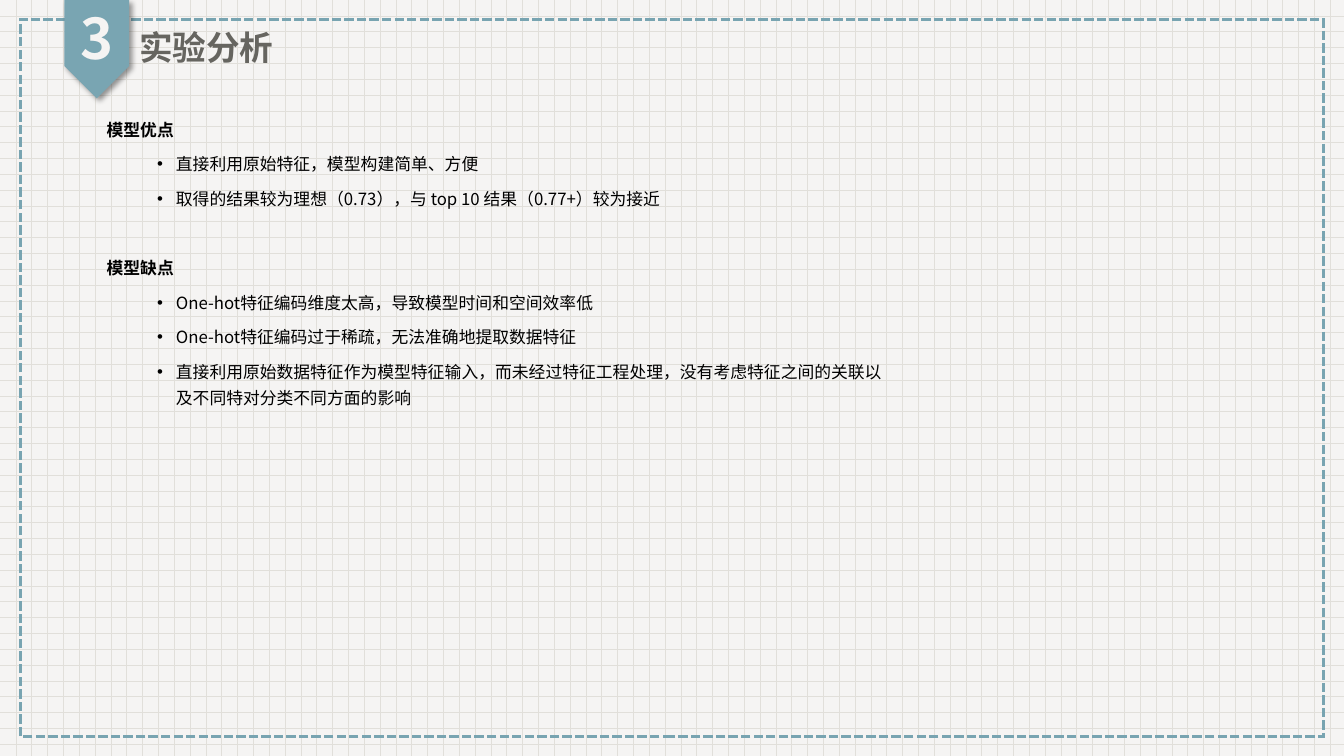
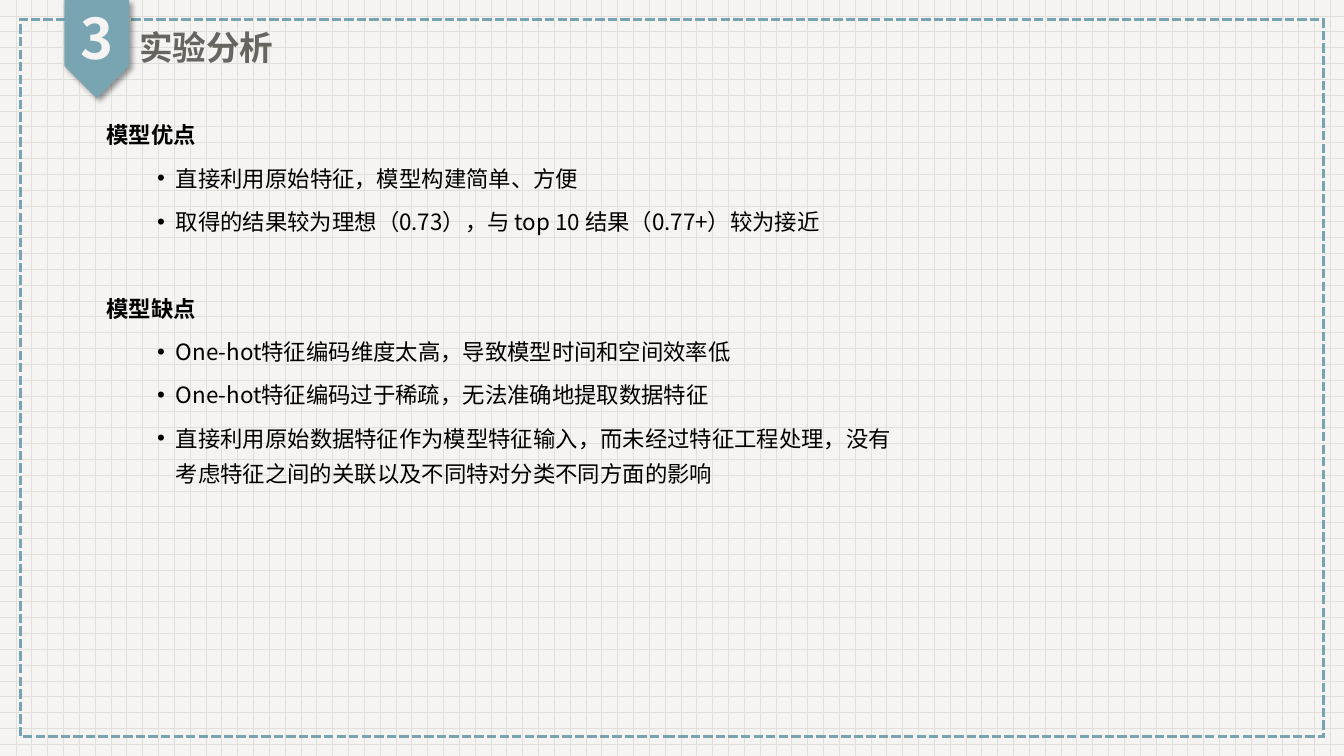
Before and after one commit to HannanKan/DM-Class-Project, a slide deck: slide 12 of resources/ppts/第3次.pptx. Drawn at 1344x756 pixels with LibreOffice and Linux fonts; fonts in the diff are those of the drawing. Boxes give left, top, right and bottom in pixels: in the first picture for what was removed or moved away, otherwise in the second. Text is boxed around its words. In the diff, an @@ line names an element or a change of style, - is before the commit and + after.

```diff
--- a/resources/ppts/第3次.pptx
+++ b/resources/ppts/第3次.pptx
@@ text "模型优点" at (107,124,891,484): size 12 to 16 pt @@
```
Also in this commit, not shown: 7 other slides changed, 46 other files.
